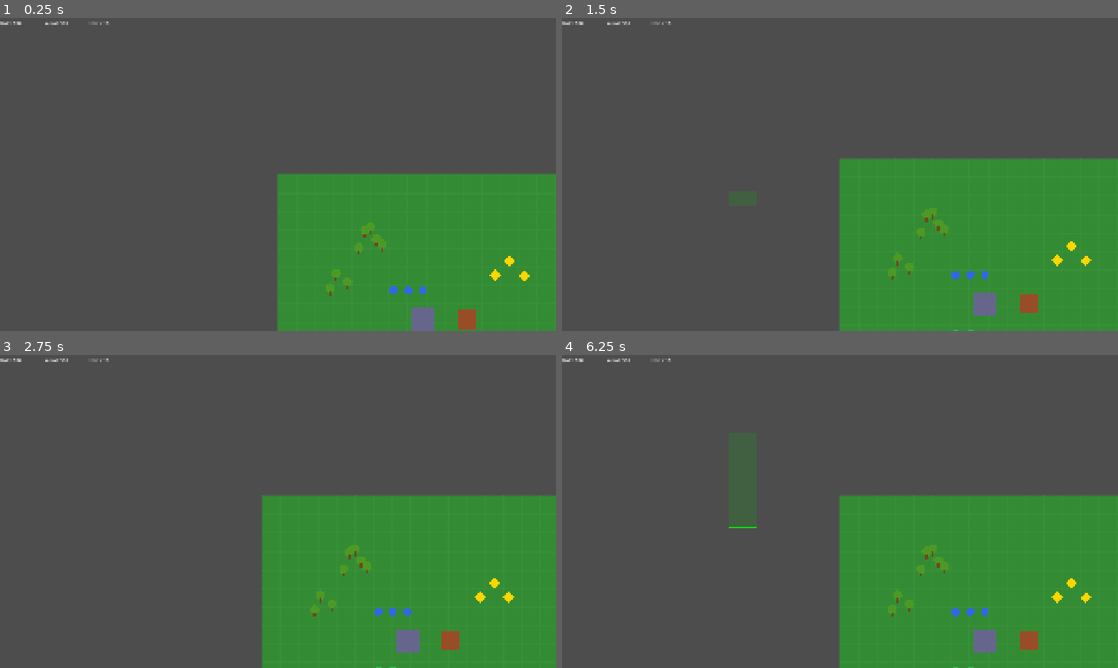
Above: before the commit, frames 1-4 (two rows, left to right).
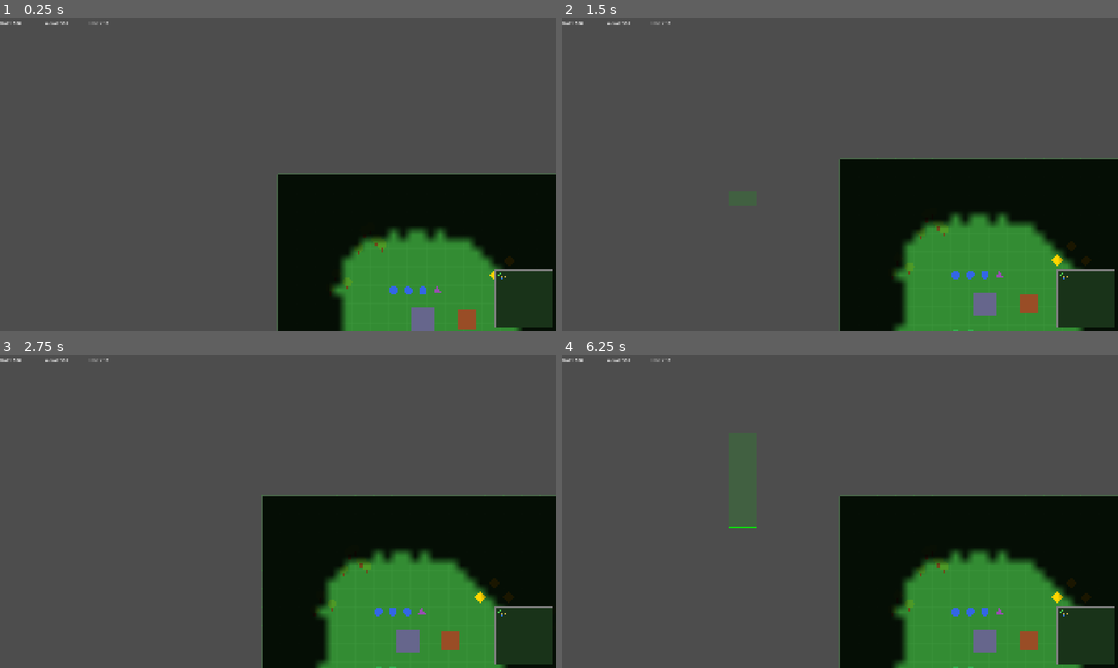
Above: after the commit, the same moments.

Repository: CubaStromek/RTS
Game: Godot game, scene res://scenes/main/Main.tscn
The game is run twice, just before and just after one commit, with the same random seed, the same clock (stepped at 60 frames per second) and the same inputs.
Inputs (mouse positions are in pixels of both pictures, inside the frame that each line leads up to):
- Up to frame 1 (0.25 s): no input
- Up to frame 2 (1.5 s): tap Enter at 0.5 s; move the mouse to (962, 158) at 0.52 s; tap S (camera_down) at 0.6 s; click (962, 158) at 0.67 s; tap Space at 1.25 s; drag from (728, 190) to (812, 237) at 1.27 s
- Up to frame 3 (2.75 s): move the mouse to (333, 442) at 2.02 s; tap D (camera_right) at 2.1 s; click (333, 442) at 2.17 s
- Up to frame 4 (6.25 s): tap Enter at 2.75, 5.75 s; drag from (812, 574) to (673, 464) at 2.77 s; move the mouse to (1006, 558) at 3.52 s; tap 0 at 3.6 s; click (1006, 558) at 3.67 s; tap Space at 4.25 s; drag from (673, 464) to (756, 433) at 4.27 s; move the mouse to (867, 511) at 5.02 s; tap A (camera_left) at 5.1 s; click (867, 511) at 5.17 s; drag from (756, 433) to (728, 527) at 5.77 s

The runs differ from the first frame. In frame 1, 18% of the frame differs, in the area x 50-100%, y 50-100%; in frame 2, 19%; in frame 3, 20%, in the area x 47-100%, y 45-100%; in frame 4, 19%.

Commit message:
Phase 3: Fog of War, minimap, AI waves, sounds, new unit types
Fog of War:
- Grid-based system (32px cells) with 3 states: unexplored/explored/visible
- Reveals around friendly units and buildings (6 cell radius)
- Unexplored = black, explored = dark gray, visible = clear

Minimap:
- 200x200 overlay in bottom-right corner
- Shows friendly units (blue), enemies (red), buildings, resources
- Camera viewport rectangle indicator
- Respects fog of war (enemies hidden in fog)

AI Opponent:
- Wave-based: spawns every 60s with increasing unit counts
- Mix of soldiers and archers
- AI units auto-attack nearest player units/buildings
- Spawns from top-right area of map (3500, 3500)

New Unit Types:
- Archer: ranged (150 range), 60 HP, 15 dmg, triangle shape
- Knight: heavy melee, 200 HP, 25 dmg, slow, square shape
- Barracks can now train all 3 types

Sound System:
- Procedural WAV generation for placeholder sounds
- Attack, death, select, move, build sound effects
- Integrated into Unit selection, combat, and death

Co-Authored-By: Claude Opus 4.6 (1M context) <noreply@anthropic.com>

Diff:
--- a/rts_game/project.godot
+++ b/rts_game/project.godot
@@ -25,6 +25,7 @@
 SelectionSystem="*res://scripts/systems/SelectionSystem.gd"
 CommandSystem="*res://scripts/systems/CommandSystem.gd"
 ResourceSystem="*res://scripts/systems/ResourceSystem.gd"
+SoundSystem="*res://scripts/systems/SoundSystem.gd"
 
 [display]
 
--- a/rts_game/scenes/buildings/Barracks.gd
+++ b/rts_game/scenes/buildings/Barracks.gd
@@ -1,9 +1,17 @@
 extends "res://scenes/buildings/Building.gd"
-## Barracks — trains soldiers.
+## Barracks — trains soldiers, archers, and knights.
 
 const SOLDIER_COST_GOLD: int = 50
 const SOLDIER_COST_WOOD: int = 0
 const SOLDIER_TRAIN_TIME: float = 5.0
+
+const ARCHER_COST_GOLD: int = 70
+const ARCHER_COST_WOOD: int = 30
+const ARCHER_TRAIN_TIME: float = 7.0
+
+const KNIGHT_COST_GOLD: int = 120
+const KNIGHT_COST_WOOD: int = 50
+const KNIGHT_TRAIN_TIME: float = 12.0
 
 func _ready() -> void:
 	super._ready()
@@ -14,3 +22,9 @@
 
 func train_soldier() -> bool:
 	return queue_unit("soldier", SOLDIER_COST_GOLD, SOLDIER_COST_WOOD, SOLDIER_TRAIN_TIME)
+
+func train_archer() -> bool:
+	return queue_unit("archer", ARCHER_COST_GOLD, ARCHER_COST_WOOD, ARCHER_TRAIN_TIME)
+
+func train_knight() -> bool:
+	return queue_unit("knight", KNIGHT_COST_GOLD, KNIGHT_COST_WOOD, KNIGHT_TRAIN_TIME)
--- a/rts_game/scenes/main/Main.gd
+++ b/rts_game/scenes/main/Main.gd
@@ -1,12 +1,17 @@
 extends Node2D
-## Root scene — entry point. Sets up buildings, units, resources, enemies, and HUD.
+## Root scene — entry point. Sets up all game systems, entities, and UI.
 
 const UnitScene := preload("res://scenes/units/Unit.tscn")
 const WorkerScene := preload("res://scenes/units/Worker.tscn")
+const ArcherScene := preload("res://scenes/units/Archer.tscn")
+const KnightScene := preload("res://scenes/units/Knight.tscn")
 const BarracksScene := preload("res://scenes/buildings/Barracks.tscn")
 const TownHallScene := preload("res://scenes/buildings/TownHall.tscn")
 const ResourceNodeScene := preload("res://scenes/map/ResourceNode.tscn")
 const HUDScene := preload("res://scenes/ui/HUD.tscn")
+const MinimapScene := preload("res://scenes/ui/Minimap.tscn")
+const FogOfWarScript := preload("res://scripts/systems/FogOfWarSystem.gd")
+const AIScript := preload("res://scripts/systems/AISystem.gd")
 
 var hud: CanvasLayer = null
 
@@ -14,6 +19,8 @@
 	print("Medieval RTS started!")
 	_setup_selection_box_style()
 	_setup_hud()
+	_setup_fog_of_war()
+	_setup_ai()
 	_spawn_player_base()
 	_spawn_resources()
 	_spawn_enemies()
@@ -33,6 +40,21 @@
 func _setup_hud() -> void:
 	hud = HUDScene.instantiate()
 	add_child(hud)
+	# Add minimap to HUD layer
+	var minimap := MinimapScene.instantiate()
+	hud.add_child(minimap)
+
+func _setup_fog_of_war() -> void:
+	var fog := Node2D.new()
+	fog.name = "FogOfWar"
+	fog.set_script(FogOfWarScript)
+	add_child(fog)
+
+func _setup_ai() -> void:
+	var ai := Node.new()
+	ai.name = "AISystem"
+	ai.set_script(AIScript)
+	add_child(ai)
 
 func _spawn_player_base() -> void:
 	# Town Hall
@@ -56,35 +78,50 @@
 	for i in range(3):
 		_spawn_unit(UnitScene, Vector2(400 + i * 50, 400), 0)
 
+	# Starting archer
+	_spawn_unit(ArcherScene, Vector2(550, 400), 0)
+
 	# Starting workers
 	for i in range(2):
 		_spawn_unit(WorkerScene, Vector2(400 + i * 50, 600), 0)
 
 func _spawn_resources() -> void:
-	# Gold mines
+	# Gold mines — multiple clusters
 	var gold_positions := [
 		Vector2(800, 300), Vector2(850, 350), Vector2(750, 350),
 		Vector2(1200, 600), Vector2(1250, 650),
+		Vector2(2000, 1000), Vector2(2050, 1050),
+		Vector2(1500, 2000), Vector2(1550, 2050),
 	]
 	for pos in gold_positions:
 		_spawn_resource_node(pos, "gold", 500)
 
-	# Trees
+	# Trees — larger forest areas
 	var tree_positions := [
 		Vector2(300, 200), Vector2(340, 230), Vector2(280, 260),
 		Vector2(320, 190), Vector2(360, 250),
 		Vector2(200, 350), Vector2(240, 380), Vector2(180, 400),
+		Vector2(1000, 400), Vector2(1040, 430), Vector2(1080, 400),
+		Vector2(1020, 460), Vector2(1060, 440),
+		Vector2(800, 1200), Vector2(840, 1230), Vector2(860, 1200),
 	]
 	for pos in tree_positions:
 		_spawn_resource_node(pos, "wood", 300)
 
 func _spawn_enemies() -> void:
-	# Enemy group at far side of map
-	for i in range(5):
+	# Initial enemy patrol near center
+	for i in range(3):
 		var unit := UnitScene.instantiate()
-		unit.global_position = Vector2(2500 + i * 50, 2500)
+		unit.global_position = Vector2(2000 + i * 50, 2000)
 		unit.team = 1
 		$Entities.add_child(unit)
+
+	# Enemy archers
+	for i in range(2):
+		var archer := ArcherScene.instantiate()
+		archer.global_position = Vector2(2100 + i * 50, 2050)
+		archer.team = 1
+		$Entities.add_child(archer)
 
 func _connect_signals() -> void:
 	SelectionSystem.building_selected.connect(_on_building_selected)
@@ -104,19 +141,25 @@
 			scene = UnitScene
 		"worker":
 			scene = WorkerScene
+		"archer":
+			scene = ArcherScene
+		"knight":
+			scene = KnightScene
 		_:
 			scene = UnitScene
 	_spawn_unit(scene, building.rally_point, building.team)
+	if has_node("/root/SoundSystem"):
+		SoundSystem.play("build")
 
 func _spawn_unit(scene: PackedScene, pos: Vector2, team: int) -> CharacterBody2D:
-	var unit := scene.instantiate()
+	var unit: CharacterBody2D = scene.instantiate()
 	unit.global_position = pos
 	unit.team = team
 	$Entities.add_child(unit)
 	return unit
 
 func _spawn_resource_node(pos: Vector2, type: String, amount: int) -> void:
-	var node := ResourceNodeScene.instantiate()
+	var node: StaticBody2D = ResourceNodeScene.instantiate()
 	node.global_position = pos
 	node.resource_type = type
 	node.amount = amount
--- a/rts_game/scenes/ui/HUD.gd
+++ b/rts_game/scenes/ui/HUD.gd
@@ -76,15 +76,20 @@
 func _setup_production_buttons(building: StaticBody2D) -> void:
 	_clear_production_buttons()
 	if building.has_method("train_soldier"):
-		var btn := Button.new()
-		btn.text = "Train Soldier (50g)"
-		btn.pressed.connect(func(): building.train_soldier())
-		production_container.add_child(btn)
+		_add_button("Soldier (50g)", func() -> void: building.train_soldier())
+	if building.has_method("train_archer"):
+		_add_button("Archer (70g 30w)", func() -> void: building.train_archer())
+	if building.has_method("train_knight"):
+		_add_button("Knight (120g 50w)", func() -> void: building.train_knight())
 	if building.has_method("train_worker"):
-		var btn := Button.new()
-		btn.text = "Train Worker (50g 25w)"
-		btn.pressed.connect(func(): building.train_worker())
-		production_container.add_child(btn)
+		_add_button("Worker (50g 25w)", func() -> void: building.train_worker())
+
+func _add_button(text: String, callback: Callable) -> void:
+	var btn := Button.new()
+	btn.text = text
+	btn.mouse_filter = Control.MOUSE_FILTER_STOP
+	btn.pressed.connect(callback)
+	production_container.add_child(btn)
 
 func _clear_production_buttons() -> void:
 	for child in production_container.get_children():
--- /dev/null
+++ b/rts_game/scenes/ui/Minimap.gd
@@ -0,0 +1,64 @@
+extends Control
+## Minimap — shows overhead view of units, buildings, and fog in bottom-right corner.
+
+const MAP_SIZE := Vector2(4000, 4000)
+const MINIMAP_SIZE := Vector2(200, 200)
+const BG_COLOR := Color(0.1, 0.2, 0.1)
+const FRIENDLY_UNIT_COLOR := Color(0.2, 0.5, 1.0)
+const ENEMY_UNIT_COLOR := Color(1.0, 0.2, 0.2)
+const BUILDING_COLOR := Color(0.8, 0.7, 0.3)
+const RESOURCE_COLOR := Color(0.3, 0.8, 0.3)
+const CAMERA_RECT_COLOR := Color(1.0, 1.0, 1.0, 0.6)
+
+var fog_system: Node2D = null
+
+func _ready() -> void:
+	mouse_filter = Control.MOUSE_FILTER_IGNORE
+	custom_minimum_size = MINIMAP_SIZE
+	size = MINIMAP_SIZE
+
+func _process(_delta: float) -> void:
+	if fog_system == null:
+		var main := get_tree().current_scene
+		if main:
+			fog_system = main.get_node_or_null("FogOfWar")
+	queue_redraw()
+
+func _draw() -> void:
+	# Background
+	draw_rect(Rect2(Vector2.ZERO, MINIMAP_SIZE), BG_COLOR)
+
+	# Units
+	for unit in UnitManager.all_units:
+		if unit.team != 0 and fog_system and not fog_system.is_visible_at(unit.global_position):
+			continue
+		var pos := _world_to_minimap(unit.global_position)
+		var color := FRIENDLY_UNIT_COLOR if unit.team == 0 else ENEMY_UNIT_COLOR
+		draw_circle(pos, 2.0, color)
+
+	# Buildings
+	for building in get_tree().get_nodes_in_group("buildings"):
+		var pos := _world_to_minimap(building.global_position)
+		draw_rect(Rect2(pos - Vector2(3, 3), Vector2(6, 6)), BUILDING_COLOR)
+
+	# Resources
+	for res_node in get_tree().get_nodes_in_group("resources"):
+		if fog_system and not fog_system.is_explored_at(res_node.global_position):
+			continue
+		var pos := _world_to_minimap(res_node.global_position)
+		draw_circle(pos, 1.5, RESOURCE_COLOR)
+
+	# Camera viewport rect
+	var camera := get_viewport().get_camera_2d()
+	if camera:
+		var vp_size := get_viewport().get_visible_rect().size / camera.zoom
+		var cam_top_left := camera.global_position - vp_size / 2.0
+		var rect_pos := _world_to_minimap(cam_top_left)
+		var rect_size := vp_size / MAP_SIZE * MINIMAP_SIZE
+		draw_rect(Rect2(rect_pos, rect_size), CAMERA_RECT_COLOR, false, 1.0)
+
+	# Border
+	draw_rect(Rect2(Vector2.ZERO, MINIMAP_SIZE), Color(0.5, 0.5, 0.5), false, 1.0)
+
+func _world_to_minimap(world_pos: Vector2) -> Vector2:
+	return (world_pos / MAP_SIZE * MINIMAP_SIZE).clamp(Vector2.ZERO, MINIMAP_SIZE)
--- /dev/null
+++ b/rts_game/scenes/ui/Minimap.tscn
@@ -0,0 +1,16 @@
+[gd_scene load_steps=2 format=3 uid="uid://minimap_scene"]
+
+[ext_resource type="Script" path="res://scenes/ui/Minimap.gd" id="1"]
+
+[node name="Minimap" type="Control"]
+anchors_preset = 3
+anchor_left = 1.0
+anchor_top = 1.0
+anchor_right = 1.0
+anchor_bottom = 1.0
+offset_left = -210.0
+offset_top = -210.0
+offset_right = -10.0
+offset_bottom = -10.0
+mouse_filter = 2
+script = ExtResource("1")
--- /dev/null
+++ b/rts_game/scenes/units/Archer.gd
@@ -0,0 +1,36 @@
+extends "res://scenes/units/Unit.gd"
+## Archer — ranged unit with longer attack range but lower HP.
+
+const ARCHER_COLOR := Color(0.6, 0.3, 0.7)
+const ARCHER_ENEMY_COLOR := Color(0.8, 0.3, 0.5)
+
+func _ready() -> void:
+	super._ready()
+	unit_type = "archer"
+	max_hp = 60
+	hp = max_hp
+	attack_damage = 15
+	attack_range = 150.0
+	attack_cooldown = 1.5
+	aggro_range = 200.0
+	move_speed = 180.0
+
+func _draw() -> void:
+	if is_selected:
+		draw_arc(Vector2.ZERO, UNIT_RADIUS + 4, 0, TAU, 32, SELECTION_RING_COLOR, 2.0)
+	# Triangle shape for archer
+	var color: Color = ARCHER_COLOR if team == 0 else ARCHER_ENEMY_COLOR
+	var points := PackedVector2Array([
+		Vector2(0, -UNIT_RADIUS),
+		Vector2(UNIT_RADIUS, UNIT_RADIUS * 0.7),
+		Vector2(-UNIT_RADIUS, UNIT_RADIUS * 0.7),
+	])
+	draw_colored_polygon(points, color)
+
+	if hp < max_hp:
+		var bar_x := -HP_BAR_WIDTH / 2.0
+		var bar_y := HP_BAR_OFFSET_Y
+		draw_rect(Rect2(bar_x, bar_y, HP_BAR_WIDTH, HP_BAR_HEIGHT), Color(0.2, 0.2, 0.2))
+		var hp_ratio := float(hp) / float(max_hp)
+		var fill_color := Color(0.0, 0.8, 0.0) if hp_ratio > 0.5 else Color(0.9, 0.2, 0.0)
+		draw_rect(Rect2(bar_x, bar_y, HP_BAR_WIDTH * hp_ratio, HP_BAR_HEIGHT), fill_color)
--- /dev/null
+++ b/rts_game/scenes/units/Archer.tscn
@@ -0,0 +1,16 @@
+[gd_scene load_steps=3 format=3 uid="uid://archer_scene"]
+
+[ext_resource type="Script" path="res://scenes/units/Archer.gd" id="1"]
+
+[sub_resource type="CircleShape2D" id="circle_shape"]
+radius = 14.0
+
+[node name="Archer" type="CharacterBody2D"]
+collision_layer = 1
+collision_mask = 1
+script = ExtResource("1")
+
+[node name="CollisionShape2D" type="CollisionShape2D" parent="."]
+shape = SubResource("circle_shape")
+
+[node name="NavigationAgent2D" type="NavigationAgent2D" parent="."]
--- /dev/null
+++ b/rts_game/scenes/units/Knight.gd
@@ -0,0 +1,32 @@
+extends "res://scenes/units/Unit.gd"
+## Knight — heavy melee unit with high HP and damage, but slow.
+
+const KNIGHT_COLOR := Color(0.8, 0.75, 0.2)
+const KNIGHT_ENEMY_COLOR := Color(0.7, 0.2, 0.1)
+
+func _ready() -> void:
+	super._ready()
+	unit_type = "knight"
+	max_hp = 200
+	hp = max_hp
+	attack_damage = 25
+	attack_range = 50.0
+	attack_cooldown = 1.8
+	aggro_range = 120.0
+	move_speed = 120.0
+
+func _draw() -> void:
+	if is_selected:
+		draw_arc(Vector2.ZERO, UNIT_RADIUS + 6, 0, TAU, 32, SELECTION_RING_COLOR, 2.0)
+	# Square shape for knight (bigger)
+	var color: Color = KNIGHT_COLOR if team == 0 else KNIGHT_ENEMY_COLOR
+	var size := UNIT_RADIUS * 1.3
+	draw_rect(Rect2(-size, -size, size * 2, size * 2), color)
+
+	if hp < max_hp:
+		var bar_x := -HP_BAR_WIDTH / 2.0
+		var bar_y := -28.0
+		draw_rect(Rect2(bar_x, bar_y, HP_BAR_WIDTH, HP_BAR_HEIGHT), Color(0.2, 0.2, 0.2))
+		var hp_ratio := float(hp) / float(max_hp)
+		var fill_color := Color(0.0, 0.8, 0.0) if hp_ratio > 0.5 else Color(0.9, 0.2, 0.0)
+		draw_rect(Rect2(bar_x, bar_y, HP_BAR_WIDTH * hp_ratio, HP_BAR_HEIGHT), fill_color)
--- /dev/null
+++ b/rts_game/scenes/units/Knight.tscn
@@ -0,0 +1,16 @@
+[gd_scene load_steps=3 format=3 uid="uid://knight_scene"]
+
+[ext_resource type="Script" path="res://scenes/units/Knight.gd" id="1"]
+
+[sub_resource type="CircleShape2D" id="circle_shape"]
+radius = 18.0
+
+[node name="Knight" type="CharacterBody2D"]
+collision_layer = 1
+collision_mask = 1
+script = ExtResource("1")
+
+[node name="CollisionShape2D" type="CollisionShape2D" parent="."]
+shape = SubResource("circle_shape")
+
+[node name="NavigationAgent2D" type="NavigationAgent2D" parent="."]
--- a/rts_game/scenes/units/Unit.gd
+++ b/rts_game/scenes/units/Unit.gd
@@ -110,6 +110,8 @@
 	is_selected = true
 	queue_redraw()
 	selected.emit(self)
+	if has_node("/root/SoundSystem"):
+		SoundSystem.play("select")
 
 func deselect() -> void:
 	is_selected = false
@@ -120,6 +122,8 @@
 	_attack_timer = attack_cooldown
 	if attack_target and is_instance_valid(attack_target) and attack_target.has_method("take_damage"):
 		attack_target.take_damage(attack_damage, self)
+		if has_node("/root/SoundSystem"):
+			SoundSystem.play("attack")
 
 func _find_aggro_target() -> void:
 	var closest_dist := aggro_range
@@ -133,6 +137,8 @@
 
 func _die() -> void:
 	died.emit(self)
+	if has_node("/root/SoundSystem"):
+		SoundSystem.play("death")
 	# Remove from selection
 	if is_selected:
 		SelectionSystem.selected_units.erase(self)
--- /dev/null
+++ b/rts_game/scripts/systems/AISystem.gd
@@ -0,0 +1,62 @@
+extends Node
+## Simple AI opponent — spawns waves of enemies that attack the player base.
+
+const WAVE_INTERVAL: float = 60.0  # Seconds between waves
+const UNITS_PER_WAVE_BASE: int = 3
+const UNITS_PER_WAVE_GROWTH: int = 2
+const SPAWN_AREA := Vector2(3500, 3500)
+const PLAYER_BASE := Vector2(500, 500)
+
+var UnitScene: PackedScene = preload("res://scenes/units/Unit.tscn")
+var ArcherScene: PackedScene = preload("res://scenes/units/Archer.tscn")
+
+var wave_number: int = 0
+var _wave_timer: float = WAVE_INTERVAL
+var ai_units: Array[CharacterBody2D] = []
+
+func _process(delta: float) -> void:
+	_wave_timer -= delta
+	if _wave_timer <= 0.0:
+		_spawn_wave()
+		_wave_timer = WAVE_INTERVAL
+
+	# Clean up dead references
+	ai_units = ai_units.filter(func(u: CharacterBody2D) -> bool: return is_instance_valid(u))
+
+	# Command idle AI units to attack player base
+	for unit in ai_units:
+		if unit.attack_target == null and unit.velocity.length() < 1.0:
+			# Find nearest player unit or building to attack
+			var target := _find_nearest_player_target(unit.global_position)
+			if target:
+				unit.attack_unit(target)
+			else:
+				unit.move_to(PLAYER_BASE + Vector2(randf_range(-100, 100), randf_range(-100, 100)))
+
+func _spawn_wave() -> void:
+	wave_number += 1
+	var count: int = UNITS_PER_WAVE_BASE + wave_number * UNITS_PER_WAVE_GROWTH
+	var entities: Node2D = get_tree().current_scene.get_node("Entities")
+
+	for i in range(count):
+		var scene: PackedScene = UnitScene if randf() > 0.4 else ArcherScene
+		var unit: CharacterBody2D = scene.instantiate()
+		unit.global_position = SPAWN_AREA + Vector2(randf_range(-80, 80), randf_range(-80, 80))
+		unit.team = 1
+		entities.add_child(unit)
+		ai_units.append(unit)
+		# Send them toward the player
+		unit.move_to(PLAYER_BASE + Vector2(randf_range(-150, 150), randf_range(-150, 150)))
+
+	print("AI Wave %d: %d units spawned" % [wave_number, count])
+
+func _find_nearest_player_target(from_pos: Vector2) -> CharacterBody2D:
+	var closest: CharacterBody2D = null
+	var closest_dist := INF
+	for unit in UnitManager.all_units:
+		if unit.team == 0:
+			var dist := from_pos.distance_to(unit.global_position)
+			if dist < closest_dist:
+				closest_dist = dist
+				closest = unit
+	return closest
--- /dev/null
+++ b/rts_game/scripts/systems/FogOfWarSystem.gd
@@ -0,0 +1,96 @@
+extends Node2D
+## Fog of War — renders darkness over unexplored/invisible areas.
+## Uses a texture-based approach: each cell is unexplored (black), explored (dark), or visible (clear).
+
+const MAP_SIZE := Vector2(4000, 4000)
+const CELL_SIZE: int = 32
+const SIGHT_RADIUS: int = 6  # In cells
+
+enum FogState { UNEXPLORED, EXPLORED, VISIBLE }
+
+var grid_width: int
+var grid_height: int
+var fog_grid: PackedByteArray
+var _fog_image: Image
+var _fog_texture: ImageTexture
+
+func _ready() -> void:
+	grid_width = ceili(MAP_SIZE.x / CELL_SIZE)
+	grid_height = ceili(MAP_SIZE.y / CELL_SIZE)
+	fog_grid = PackedByteArray()
+	fog_grid.resize(grid_width * grid_height)
+	fog_grid.fill(FogState.UNEXPLORED)
+
+	_fog_image = Image.create(grid_width, grid_height, false, Image.FORMAT_RGBA8)
+	_fog_image.fill(Color(0.0, 0.0, 0.0, 1.0))
+	_fog_texture = ImageTexture.create_from_image(_fog_image)
+
+	z_index = 100
+
+func _process(_delta: float) -> void:
+	_reset_visible()
+	_reveal_around_units()
+	_update_texture()
+	queue_redraw()
+
+func _reset_visible() -> void:
+	for i in range(fog_grid.size()):
+		if fog_grid[i] == FogState.VISIBLE:
+			fog_grid[i] = FogState.EXPLORED
+
+func _reveal_around_units() -> void:
+	# Reveal around friendly units
+	for unit in UnitManager.all_units:
+		if unit.team == 0:
+			_reveal_circle(unit.global_position)
+
+	# Reveal around friendly buildings
+	for building in get_tree().get_nodes_in_group("buildings"):
+		if building.team == 0:
+			_reveal_circle(building.global_position)
+
+func _reveal_circle(world_pos: Vector2) -> void:
+	var cx: int = int(world_pos.x / CELL_SIZE)
+	var cy: int = int(world_pos.y / CELL_SIZE)
+	var r2: int = SIGHT_RADIUS * SIGHT_RADIUS
+
+	for dy in range(-SIGHT_RADIUS, SIGHT_RADIUS + 1):
+		for dx in range(-SIGHT_RADIUS, SIGHT_RADIUS + 1):
+			if dx * dx + dy * dy > r2:
+				continue
+			var gx: int = cx + dx
+			var gy: int = cy + dy
+			if gx >= 0 and gx < grid_width and gy >= 0 and gy < grid_height:
+				fog_grid[gy * grid_width + gx] = FogState.VISIBLE
+
+func _update_texture() -> void:
+	for y in range(grid_height):
+		for x in range(grid_width):
+			var state: int = fog_grid[y * grid_width + x]
+			var color: Color
+			match state:
+				FogState.UNEXPLORED:
+					color = Color(0.0, 0.0, 0.0, 0.9)
+				FogState.EXPLORED:
+					color = Color(0.0, 0.0, 0.0, 0.55)
+				FogState.VISIBLE:
+					color = Color(0.0, 0.0, 0.0, 0.0)
+			_fog_image.set_pixel(x, y, color)
+	_fog_texture.update(_fog_image)
+
+func _draw() -> void:
+	draw_texture_rect(_fog_texture, Rect2(Vector2.ZERO, MAP_SIZE), false)
+
+func is_visible_at(world_pos: Vector2) -> bool:
+	var gx: int = int(world_pos.x / CELL_SIZE)
+	var gy: int = int(world_pos.y / CELL_SIZE)
+	if gx < 0 or gx >= grid_width or gy < 0 or gy >= grid_height:
+		return false
+	return fog_grid[gy * grid_width + gx] == FogState.VISIBLE
+
+func is_explored_at(world_pos: Vector2) -> bool:
+	var gx: int = int(world_pos.x / CELL_SIZE)
+	var gy: int = int(world_pos.y / CELL_SIZE)
+	if gx < 0 or gx >= grid_width or gy < 0 or gy >= grid_height:
+		return false
+	return fog_grid[gy * grid_width + gx] != FogState.UNEXPLORED
--- /dev/null
+++ b/rts_game/scripts/systems/SoundSystem.gd
@@ -0,0 +1,44 @@
+extends Node
+## Sound system — generates and plays procedural sound effects.
+## Uses AudioStreamGenerator for placeholder sounds until real assets are added.
+
+var _players: Dictionary = {}
+
+func _ready() -> void:
+	_create_sound("attack", 0.1, 400.0, 200.0)
+	_create_sound("death", 0.3, 200.0, 50.0)
+	_create_sound("select", 0.05, 800.0, 800.0)
+	_create_sound("move", 0.05, 600.0, 500.0)
+	_create_sound("build", 0.15, 300.0, 400.0)
+
+func play(sound_name: String) -> void:
+	if sound_name in _players:
+		var player: AudioStreamPlayer = _players[sound_name]
+		if not player.playing:
+			player.play()
+
+func _create_sound(sound_name: String, duration: float, freq_start: float, freq_end: float) -> void:
+	var sample_rate: float = 22050.0
+	var samples: int = int(sample_rate * duration)
+
+	var stream := AudioStreamWAV.new()
+	stream.format = AudioStreamWAV.FORMAT_8_BITS
+	stream.mix_rate = int(sample_rate)
+	stream.stereo = false
+
+	var data := PackedByteArray()
+	data.resize(samples)
+	for i in range(samples):
+		var t: float = float(i) / sample_rate
+		var progress: float = float(i) / float(samples)
+		var freq: float = lerp(freq_start, freq_end, progress)
+		var amplitude: float = (1.0 - progress) * 0.5  # Fade out
+		var sample: float = sin(t * freq * TAU) * amplitude
+		data[i] = int((sample + 1.0) * 0.5 * 255.0)
+	stream.data = data
+
+	var player := AudioStreamPlayer.new()
+	player.stream = stream
+	player.volume_db = -10.0
+	add_child(player)
+	_players[sound_name] = player
